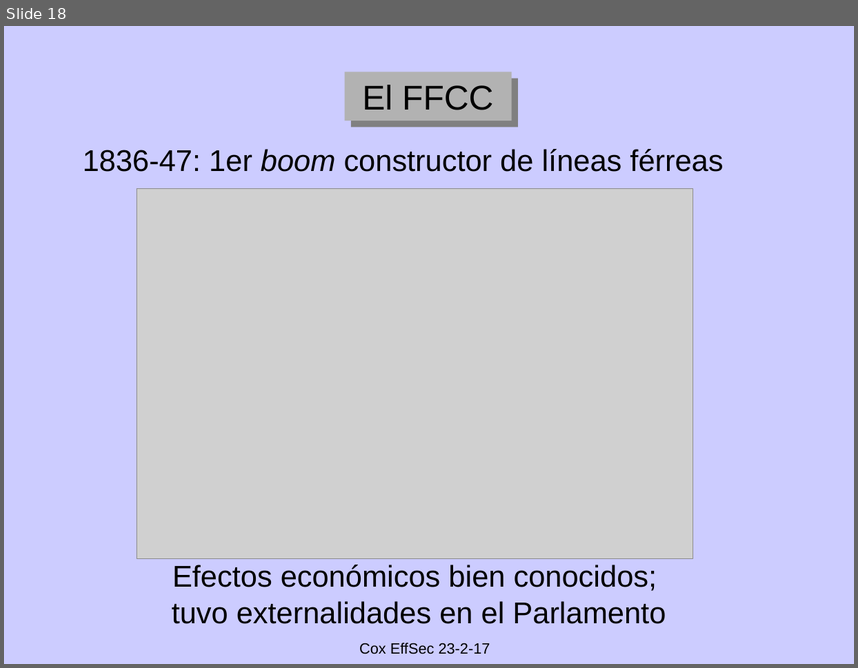
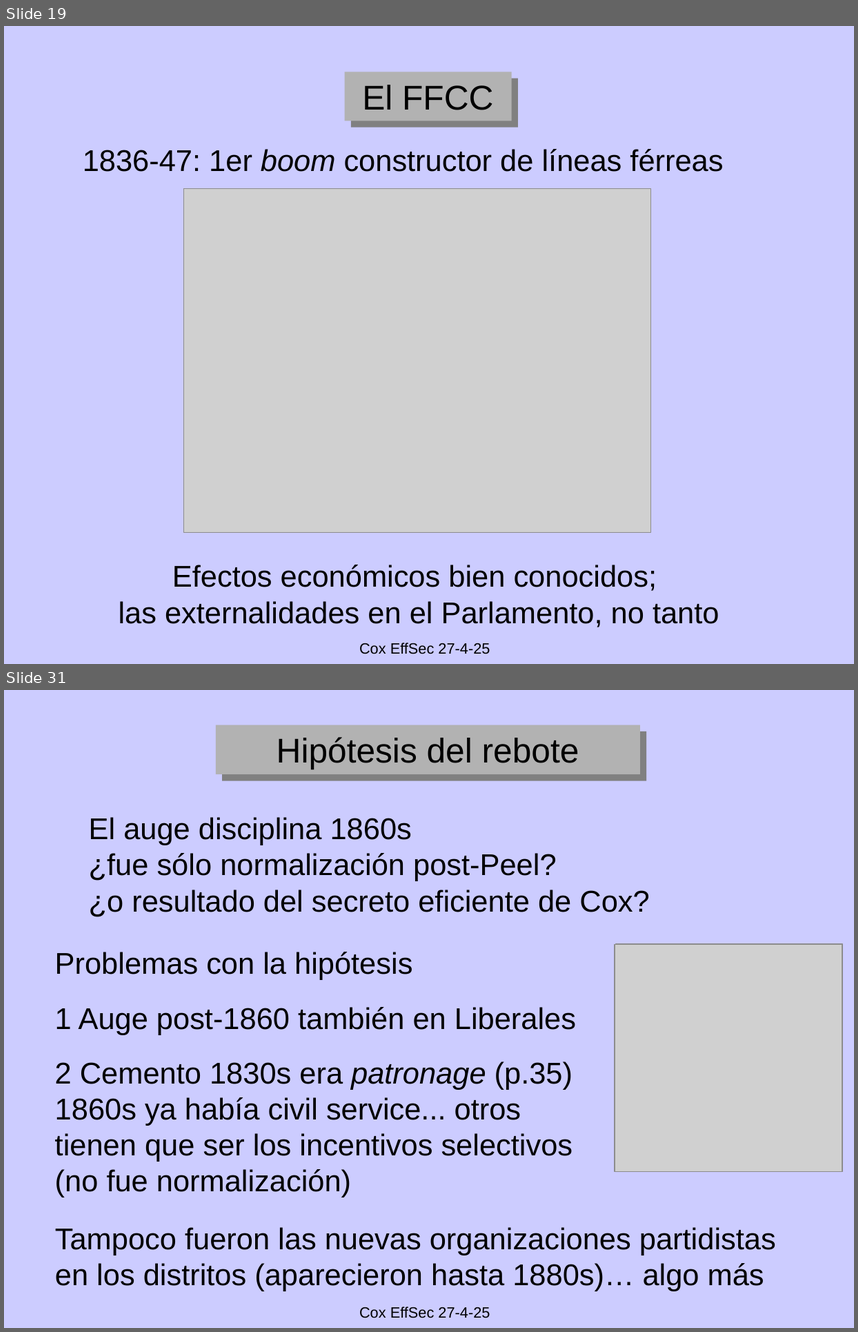
Before and after one commit to emagar/pc3, a slide deck: class/08-efficient-secret/claseEffSecret.pptx. Shown one above the other, each under a label of ours: slide 18 before the commit, slides 19 and 31 after it; the slides between them are not shown. The pictures are 858x668 and 858x1332 pixels, drawn with LibreOffice and Linux fonts; fonts in the diff are those of the drawing; grey boxes stand for pictures. Boxes give left, top, right and bottom in pixels: in the first picture for what was removed or moved away, otherwise in the second. Text is boxed around its words. In the diff, an @@ line names an element or a change of style, - is before the commit and + after.

```diff
--- a/class/08-efficient-secret/claseEffSecret.pptx
+++ b/class/08-efficient-secret/claseEffSecret.pptx
@@ slide 31 added at bbox=[4, 690, 854, 1328], background #FFFFFF; not listed: 2 template elements that a slide beside it also shows @@
@@ rectangle added at bbox=[216, 724, 640, 774], fill #B2B2B2, 32 pt, text #000000 @@
+Hipótesis del rebote
@@ text added at bbox=[89, 817, 649, 917], 28 pt, text #000000 @@
+El auge disciplina 1860s
+¿fue sólo normalización post-Peel?
+¿o resultado del secreto eficiente de Cox?
@@ text added at bbox=[55, 952, 576, 1197], 28 pt, text #000000 @@
+Problemas con la hipótesis
+1 Auge post-1860 también en Liberales
+2 Cemento 1830s era patronage (p.35)
+1860s ya había civil service... otros
+tienen que ser los incentivos selectivos
+(no fue normalización)
@@ picture added at bbox=[615, 944, 842, 1172] @@
@@ picture added at bbox=[616, 944, 843, 1172] @@
@@ text added at bbox=[55, 1227, 776, 1291], 28 pt, text #000000 @@
+Tampoco fueron las nuevas organizaciones partidistas en los distritos (aparecieron hasta 1880s)… algo más
@@ what was slide 18 is now slide 19 @@
@@ slide 19 changed as well @@
@@ picture: place and size @@
-picture at bbox=[136, 188, 693, 558]
+picture at bbox=[183, 189, 651, 533]
@@ text at bbox=[119, 564, 720, 627]: text changed @@
-Efectos económicos bien conocidos;
-tuvo externalidades en el Parlamento
+Efectos económicos bien conocidos;
+las externalidades en el Parlamento, no tanto
@@ text at bbox=[359, 642, 490, 654]: text changed @@
-Cox EffSec 23-2-17
+Cox EffSec 27-4-25
```
Also in this commit, not shown: 24 other slides changed, 14 other slides added, 12 slides removed, 1 other file.
